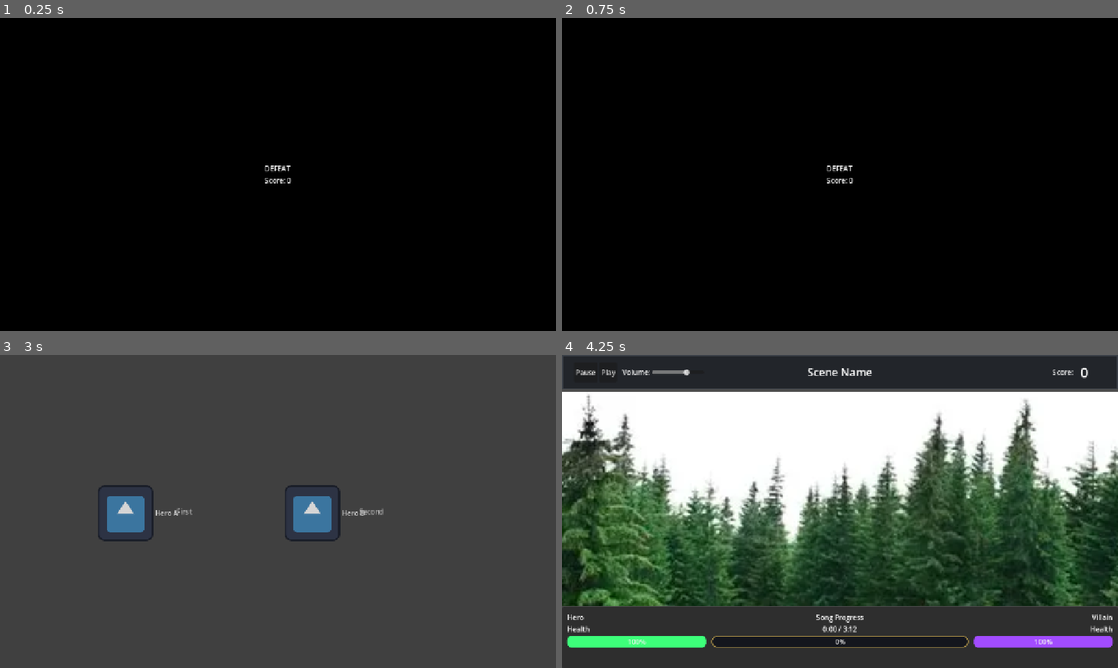
Above: before the commit, frames 1-4 (two rows, left to right).
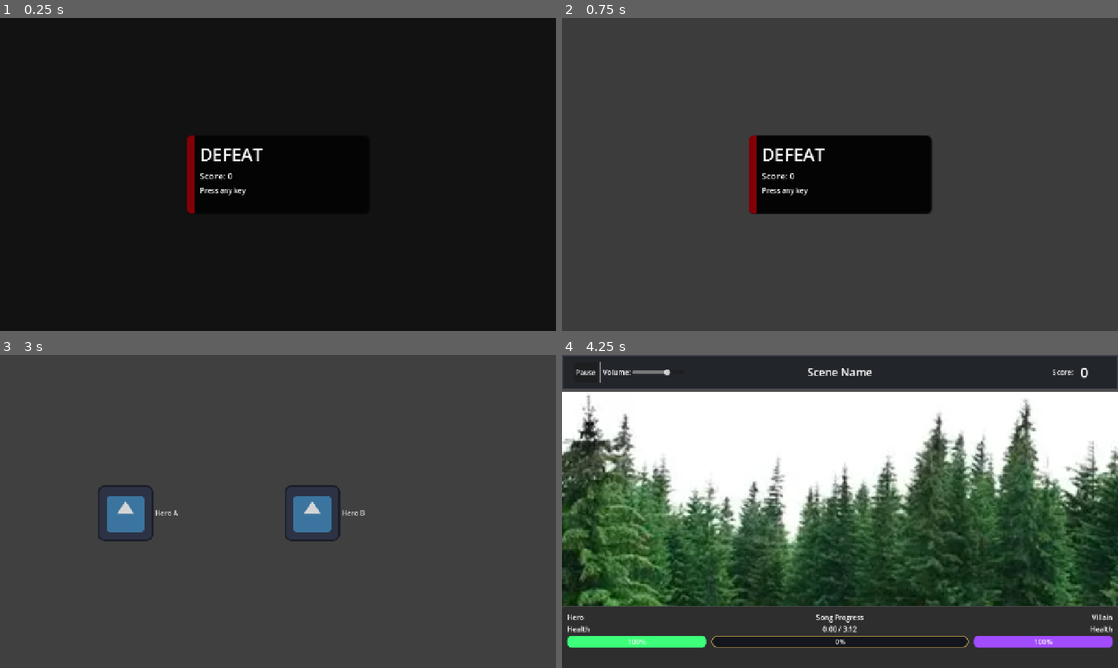
Above: after the commit, the same moments.

Repository: NJ140/brackeys-2026-1
Game: Godot game, scene res://ui/result_screen.tscn
Two runs of this game, one before a commit and one after it. Both use one fixed random seed, a clock stepped at 60 frames per second and the inputs below. This scene is started directly instead of the project's main scene. The engine's default icon, where the game draws it, is replaced by a stand-in: a white triangle on a blue panel in a dark square. Sound files missing from this copy of the repository are replaced by a short silence.
Inputs (mouse positions are in pixels of both pictures, inside the frame that each line leads up to):
- Up to frame 1 (0.25 s): no input
- Up to frame 2 (0.75 s): tap Enter (ui_accept) at 0.5 s; move the mouse to (962, 158) at 0.52 s; tap Space (hit) at 0.6 s; click (962, 158) at 0.67 s
- Up to frame 3 (3 s): tap Enter (ui_accept) at 0.77, 1.25, 1.52, 2 s; move the mouse to (166, 527) at 1.27 s; tap Space (hit) at 1.35, 2.1 s; click (166, 527) at 1.42 s; move the mouse to (333, 442) at 2.02 s; click (333, 442) at 2.17 s; click (183, 511) at 2.75 s
- Up to frame 4 (4.25 s): click (934, 511) at 3.5 s

The runs differ from the first frame. In frame 1, 0.9% of the frame differs, in the area x 33-53%, y 37-63%; in frame 2, 93%, in the area x 0-100%, y 0-100%; in frame 3, less than 0.1%; in frame 4, 0.2%.

Commit message:
Fixed up the Results screen, and added an overlay for the pause menu

Diff:
--- a/ui/character_select.tscn
+++ b/ui/character_select.tscn
@@ -82,7 +82,6 @@
 [node name="OptionA" type="Button" parent="Center/VBox" unique_id=1306202472]
 custom_minimum_size = Vector2(400, 120)
 layout_mode = 2
-text = "First"
 flat = true
 
 [node name="Row" type="HBoxContainer" parent="Center/VBox/OptionA" unique_id=1277252132]
@@ -98,12 +97,11 @@
 
 [node name="Name" type="Label" parent="Center/VBox/OptionA/Row" unique_id=465689950]
 layout_mode = 2
-text = "Name:"
+text = "One"
 
 [node name="OptionB" type="Button" parent="Center/VBox" unique_id=2125906550]
 custom_minimum_size = Vector2(400, 120)
 layout_mode = 2
-text = "Second"
 flat = true
 
 [node name="Row" type="HBoxContainer" parent="Center/VBox/OptionB" unique_id=2008836330]
@@ -119,7 +117,7 @@
 
 [node name="Name" type="Label" parent="Center/VBox/OptionB/Row" unique_id=1229238789]
 layout_mode = 2
-text = "Name:"
+text = "Two"
 
 [node name="Fade" type="ColorRect" parent="." unique_id=1948453731]
 layout_mode = 1
--- a/ui/game_ui.tscn
+++ b/ui/game_ui.tscn
@@ -77,6 +77,7 @@
 text = "Pause"
 
 [node name="PlayButton" type="Button" parent="Layout/TopBar/TopMargin/TopRoot/TopRow/LeftControls" unique_id=662586751]
+visible = false
 layout_mode = 2
 text = "Play"
 
--- /dev/null
+++ b/ui/pause_menu.tscn
@@ -0,0 +1,180 @@
+[gd_scene format=3 uid="uid://cwdel785ovkm8"]
+
+[sub_resource type="StyleBoxFlat" id="StyleBoxFlat_euhrg"]
+content_margin_left = 14.0
+content_margin_top = 12.0
+content_margin_right = 14.0
+content_margin_bottom = 12.0
+bg_color = Color(0.06666667, 0.06666667, 0.08627451, 0.84705883)
+border_width_left = 2
+border_width_top = 2
+border_width_right = 2
+border_width_bottom = 2
+border_color = Color(1, 1, 1, 0.13333334)
+corner_radius_top_left = 10
+corner_radius_top_right = 10
+corner_radius_bottom_right = 10
+corner_radius_bottom_left = 10
+shadow_size = 1
+
+[sub_resource type="StyleBoxFlat" id="StyleBoxFlat_50142"]
+bg_color = Color(0.16470589, 0.16470589, 0.16470589, 1)
+
+[sub_resource type="StyleBoxFlat" id="StyleBoxFlat_ejwgg"]
+bg_color = Color(0.11764706, 0.11764706, 0.11764706, 1)
+
+[sub_resource type="StyleBoxFlat" id="StyleBoxFlat_fob5h"]
+bg_color = Color(0.22745098, 0.22745098, 0.22745098, 1)
+corner_radius_top_left = 2
+corner_radius_top_right = 2
+corner_radius_bottom_right = 2
+corner_radius_bottom_left = 2
+expand_margin_left = 5.0
+expand_margin_top = 5.0
+expand_margin_right = 5.0
+expand_margin_bottom = 5.0
+
+[sub_resource type="Animation" id="Animation_euhrg"]
+length = 0.001
+tracks/0/type = "value"
+tracks/0/imported = false
+tracks/0/enabled = true
+tracks/0/path = NodePath("Panel:scale")
+tracks/0/interp = 1
+tracks/0/loop_wrap = true
+tracks/0/keys = {
+"times": PackedFloat32Array(0),
+"transitions": PackedFloat32Array(1),
+"update": 0,
+"values": [Vector2(1, 1)]
+}
+
+[sub_resource type="Animation" id="Animation_50142"]
+resource_name = "hide"
+length = 0.2
+tracks/0/type = "value"
+tracks/0/imported = false
+tracks/0/enabled = true
+tracks/0/path = NodePath("Panel:scale")
+tracks/0/interp = 1
+tracks/0/loop_wrap = true
+tracks/0/keys = {
+"times": PackedFloat32Array(0, 0.2),
+"transitions": PackedFloat32Array(1, 1),
+"update": 0,
+"values": [Vector2(1, 1), Vector2(0, 0)]
+}
+
+[sub_resource type="Animation" id="Animation_ejwgg"]
+resource_name = "Show"
+length = 0.2
+tracks/0/type = "value"
+tracks/0/imported = false
+tracks/0/enabled = true
+tracks/0/path = NodePath("Panel:scale")
+tracks/0/interp = 1
+tracks/0/loop_wrap = true
+tracks/0/keys = {
+"times": PackedFloat32Array(0, 0.2),
+"transitions": PackedFloat32Array(1, 1),
+"update": 0,
+"values": [Vector2(0, 0), Vector2(1, 1)]
+}
+
+[sub_resource type="AnimationLibrary" id="AnimationLibrary_fob5h"]
+_data = {
+&"RESET": SubResource("Animation_euhrg"),
+&"hide": SubResource("Animation_50142"),
+&"show": SubResource("Animation_ejwgg")
+}
+
+[node name="PauseMenu" type="CanvasLayer" unique_id=20914538]
+
+[node name="Shadow" type="ColorRect" parent="." unique_id=1681342838]
+offset_left = 496.00015
+offset_top = 278.00012
+offset_right = 756.0001
+offset_bottom = 418.00012
+color = Color(0, 0, 0, 0.33333334)
+
+[node name="Outline" type="ColorRect" parent="." unique_id=1218009370]
+custom_minimum_size = Vector2(265, 145)
+anchors_preset = 8
+anchor_left = 0.5
+anchor_top = 0.5
+anchor_right = 0.5
+anchor_bottom = 0.5
+offset_left = -20.0
+offset_top = -20.0
+offset_right = 20.0
+offset_bottom = 20.0
+grow_horizontal = 2
+grow_vertical = 2
+color = Color(0.039215688, 0.039215688, 0.039215688, 1)
+
+[node name="Panel" type="PanelContainer" parent="." unique_id=2038518824]
+custom_minimum_size = Vector2(260, 140)
+anchors_preset = 8
+anchor_left = 0.5
+anchor_top = 0.5
+anchor_right = 0.5
+anchor_bottom = 0.5
+offset_left = -145.0
+offset_top = -83.0
+offset_right = 143.0
+offset_bottom = 81.0
+grow_horizontal = 2
+grow_vertical = 2
+theme_override_styles/panel = SubResource("StyleBoxFlat_euhrg")
+
+[node name="HeaderBand" type="ColorRect" parent="Panel" unique_id=475062709]
+custom_minimum_size = Vector2(260, 44)
+layout_mode = 2
+color = Color(0.06666667, 0.06666667, 0.06666667, 0.6666667)
+
+[node name="AccentBar" type="ColorRect" parent="Panel" unique_id=1428020681]
+custom_minimum_size = Vector2(12, 140)
+layout_mode = 2
+size_flags_horizontal = 0
+color = Color(0.5073269, 0, 0.02946993, 1)
+
+[node name="MarginContainer" type="MarginContainer" parent="Panel" unique_id=1486607439]
+layout_mode = 2
+theme_override_constants/margin_left = 24
+
+[node name="VBox" type="VBoxContainer" parent="Panel/MarginContainer" unique_id=984694618]
+layout_mode = 2
+theme_override_constants/separation = 8
+alignment = 1
+
+[node name="Title" type="Label" parent="Panel/MarginContainer/VBox" unique_id=2139050975]
+layout_mode = 2
+theme_override_font_sizes/font_size = 30
+text = "Paused"
+horizontal_alignment = 1
+vertical_alignment = 1
+
+[node name="ResumeButton" type="Button" parent="Panel/MarginContainer/VBox" unique_id=1684931996]
+layout_mode = 2
+size_flags_horizontal = 5
+size_flags_vertical = 5
+theme_override_constants/h_separation = 6
+theme_override_font_sizes/font_size = 20
+theme_override_styles/normal = SubResource("StyleBoxFlat_50142")
+theme_override_styles/pressed = SubResource("StyleBoxFlat_ejwgg")
+theme_override_styles/hover = SubResource("StyleBoxFlat_fob5h")
+text = "Resume"
+
+[node name="QuitButton" type="Button" parent="Panel/MarginContainer/VBox" unique_id=1463325925]
+layout_mode = 2
+size_flags_horizontal = 5
+size_flags_vertical = 5
+theme_override_constants/h_separation = 6
+theme_override_font_sizes/font_size = 20
+theme_override_styles/normal = SubResource("StyleBoxFlat_50142")
+theme_override_styles/pressed = SubResource("StyleBoxFlat_ejwgg")
+theme_override_styles/hover = SubResource("StyleBoxFlat_fob5h")
+text = "Quit to Title"
+
+[node name="AnimationPlayer" type="AnimationPlayer" parent="." unique_id=143076376]
+libraries/ = SubResource("AnimationLibrary_fob5h")
--- a/ui/result_screen.tscn
+++ b/ui/result_screen.tscn
@@ -1,6 +1,25 @@
 [gd_scene format=3 uid="uid://8ratqr7rc3ld"]
 
 [ext_resource type="Script" uid="uid://copu7gpk38kjk" path="res://ui/scripts/result_screen.gd" id="1_johe8"]
+
+[sub_resource type="StyleBoxFlat" id="StyleBoxFlat_johe8"]
+bg_color = Color(0.016219458, 0.016219461, 0.016219446, 1)
+border_width_left = 2
+border_width_top = 2
+border_width_right = 2
+border_width_bottom = 2
+border_color = Color(0.0344904, 0.034490447, 0.034490433, 1)
+corner_radius_top_left = 12
+corner_radius_top_right = 12
+corner_radius_bottom_right = 12
+corner_radius_bottom_left = 12
+shadow_size = 2
+shadow_offset = Vector2(1, 1)
+
+[sub_resource type="StyleBoxFlat" id="StyleBoxFlat_1pa26"]
+bg_color = Color(0.5058824, 0, 0.03137255, 1)
+corner_radius_top_left = 12
+corner_radius_bottom_left = 12
 
 [sub_resource type="Animation" id="Animation_bor1v"]
 length = 0.001
@@ -73,7 +92,7 @@
 grow_horizontal = 2
 grow_vertical = 2
 
-[node name="ColorRect" type="ColorRect" parent="." unique_id=1913458832]
+[node name="Fade" type="ColorRect" parent="." unique_id=1913458832]
 layout_mode = 1
 anchors_preset = 15
 anchor_right = 1.0
@@ -81,9 +100,6 @@
 grow_horizontal = 2
 grow_vertical = 2
 color = Color(0, 0, 0, 0)
-
-[node name="Anim" type="AnimationPlayer" parent="." unique_id=522896664]
-libraries/ = SubResource("AnimationLibrary_ynqeu")
 
 [node name="Center" type="CenterContainer" parent="." unique_id=1758245321]
 layout_mode = 1
@@ -93,14 +109,49 @@
 grow_horizontal = 2
 grow_vertical = 2
 
-[node name="VBox" type="VBoxContainer" parent="Center" unique_id=1076273097]
+[node name="Card" type="Panel" parent="Center" unique_id=11581282]
+custom_minimum_size = Vector2(420, 180)
 layout_mode = 2
+theme_override_styles/panel = SubResource("StyleBoxFlat_johe8")
 
-[node name="ResultLabel" type="Label" parent="Center/VBox" unique_id=1985197139]
+[node name="AccentBar" type="Panel" parent="Center/Card" unique_id=753917153]
+custom_minimum_size = Vector2(18, 0)
+layout_mode = 1
+anchors_preset = -1
+anchor_bottom = 1.0
+offset_right = 18.0
+grow_vertical = 2
+theme_override_styles/panel = SubResource("StyleBoxFlat_1pa26")
+
+[node name="Content" type="MarginContainer" parent="Center/Card" unique_id=2040935209]
+layout_mode = 0
+offset_right = 40.0
+offset_bottom = 40.0
+theme_override_constants/margin_left = 30
+theme_override_constants/margin_top = 16
+theme_override_constants/margin_right = 18
+theme_override_constants/margin_bottom = 14
+
+[node name="VBox" type="VBoxContainer" parent="Center/Card/Content" unique_id=1076273097]
 layout_mode = 2
-text = "Victory / Defeat
+theme_override_constants/separation = 8
+alignment = 1
+
+[node name="ResultLabel" type="Label" parent="Center/Card/Content/VBox" unique_id=1985197139]
+layout_mode = 2
+theme_override_colors/font_outline_color = Color(0, 0, 0, 1)
+theme_override_font_sizes/font_size = 40
+text = "VICTORY/DEFEAT
 "
 
-[node name="ScoreLabel" type="Label" parent="Center/VBox" unique_id=960884282]
+[node name="ScoreLabel" type="Label" parent="Center/Card/Content/VBox" unique_id=960884282]
 layout_mode = 2
+theme_override_font_sizes/font_size = 20
 text = "Score: 1234"
+
+[node name="HintLabel" type="Label" parent="Center/Card/Content/VBox" unique_id=1124696099]
+layout_mode = 2
+text = "Press any key"
+
+[node name="Anim" type="AnimationPlayer" parent="." unique_id=522896664]
+libraries/ = SubResource("AnimationLibrary_ynqeu")
--- a/ui/scripts/result_screen.gd
+++ b/ui/scripts/result_screen.gd
@@ -5,10 +5,10 @@
 @export var defeat_bg: Texture2D
 
 @onready var background: TextureRect = $Background
-@onready var fade_rect: ColorRect = $ColorRect
+@onready var fade_rect: ColorRect = $Fade
 @onready var anim: AnimationPlayer = $Anim
-@onready var result_label: Label = $Center/VBox/ResultLabel
-@onready var score_label: Label = $Center/VBox/ScoreLabel
+@onready var result_label: Label = $Center/Card/Content/VBox/ResultLabel
+@onready var score_label: Label = $Center/Card/Content/VBox/ScoreLabel
 
 var _transitioning := false
 
Not shown: 1 places in ui/character_select.tscn that only renumber resources
Not shown: 1 places in ui/game_ui.tscn that only renumber resources
